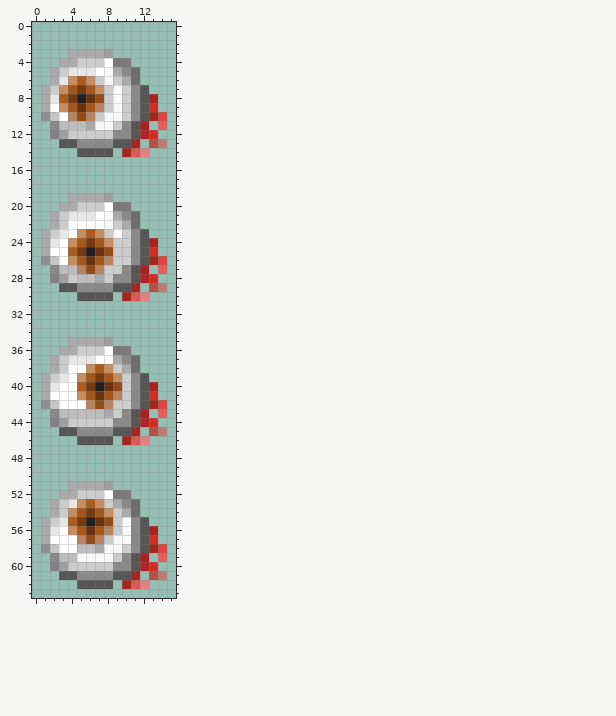
One commit to this pixel-art sprite: .minecraft/resources/contenttweaker/textures/items/evil_eye.png. That is the earlier state.
The file is 16x64 pixels. Colours within 5 levels of each other are drawn and written as one.
Now the later version:
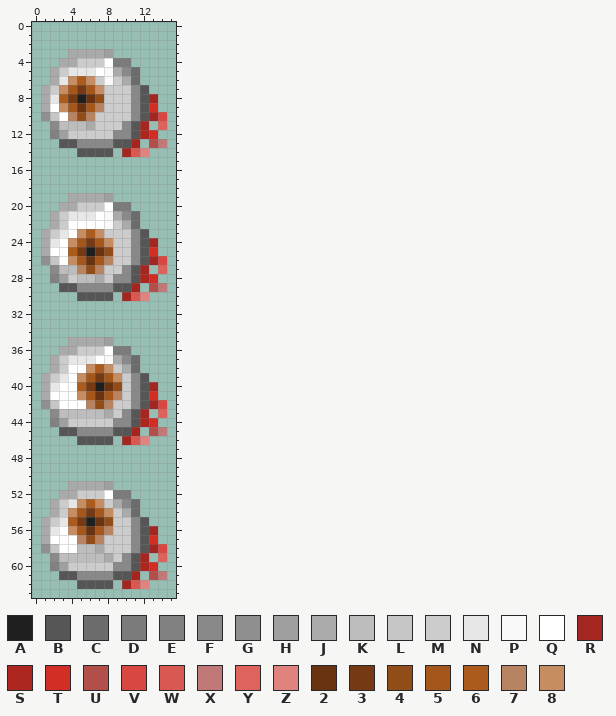
Palette (. is transparent): A #1f1f1f  B #565656  C #6c6c6c  D #7b7b7b  E #808180  F #898989  G #8f8f8f  H #9f9f9f  J #aaaaaa  K #bdbdbd  L #c6c6c6  M #cccccc  N #e7e7e7  P #f9f9f9  Q #ffffff  R #a42620  S #ad2720  T #d12e26  U #b24f4b  V #d84841  W #d85852  X #c07976  Y #df635d  Z #e0837f  2 #693211  3 #753a13  4 #924c18  5 #a5561b  6 #ab5c1d  7 #b78361  8 #c68c62
The edit:
{"y":7,"x":9,"old":"P","new":"M"}
{"y":8,"x":9,"old":"P","new":"M"}
{"y":9,"x":9,"old":"P","new":"M"}
{"y":10,"x":8,"old":"PP","new":"MM"}
{"y":11,"x":7,"old":"PP","new":"MM"}
{"y":23,"x":9,"old":"P","new":"M"}
{"y":55,"x":10,"old":"P","new":"M"}
{"y":56,"x":10,"old":"P","new":"M"}
{"y":57,"x":9,"old":"PP","new":"MM"}
{"y":58,"x":8,"old":"PP","new":"MM"}
{"y":59,"x":5,"old":"PPPP","new":"KKKJ"}
{"label":"changed","picture_box":[95,85,122,130]}
{"label":"changed","picture_box":[113,229,122,238]}
{"label":"changed","picture_box":[77,517,131,562]}
